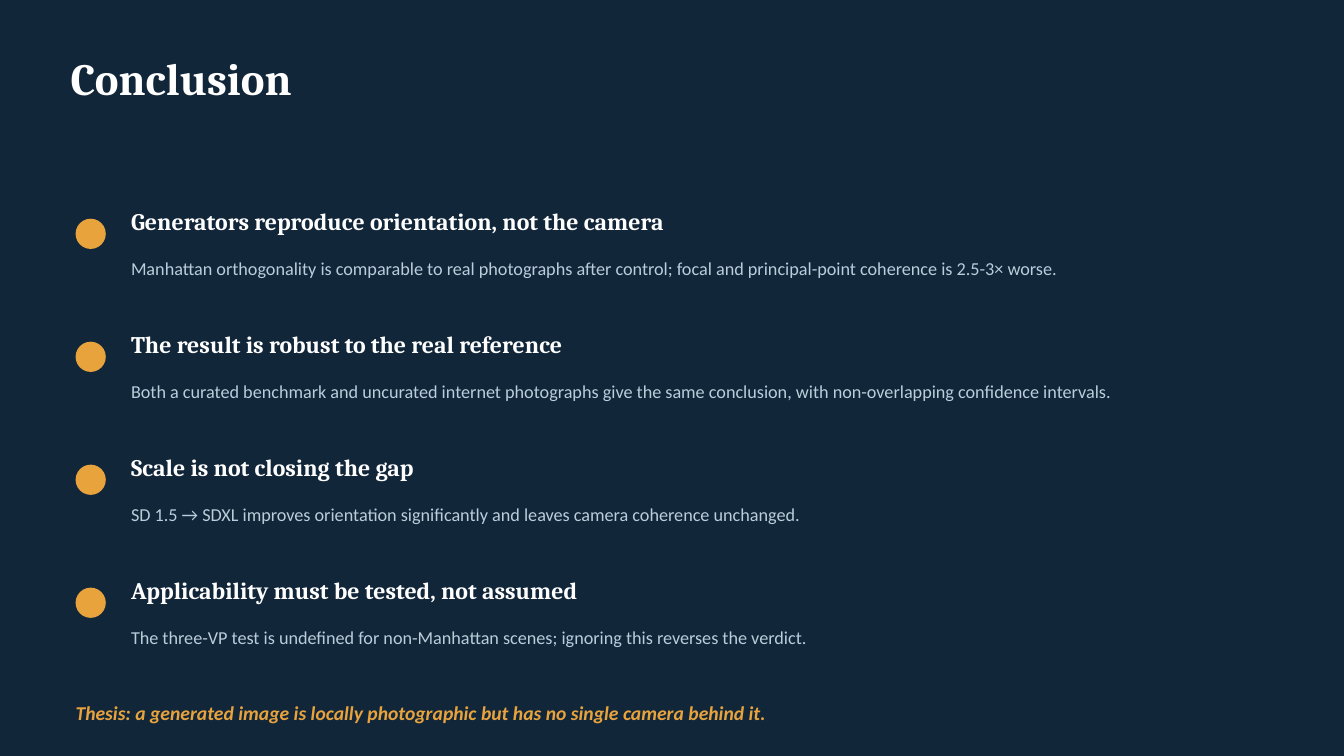
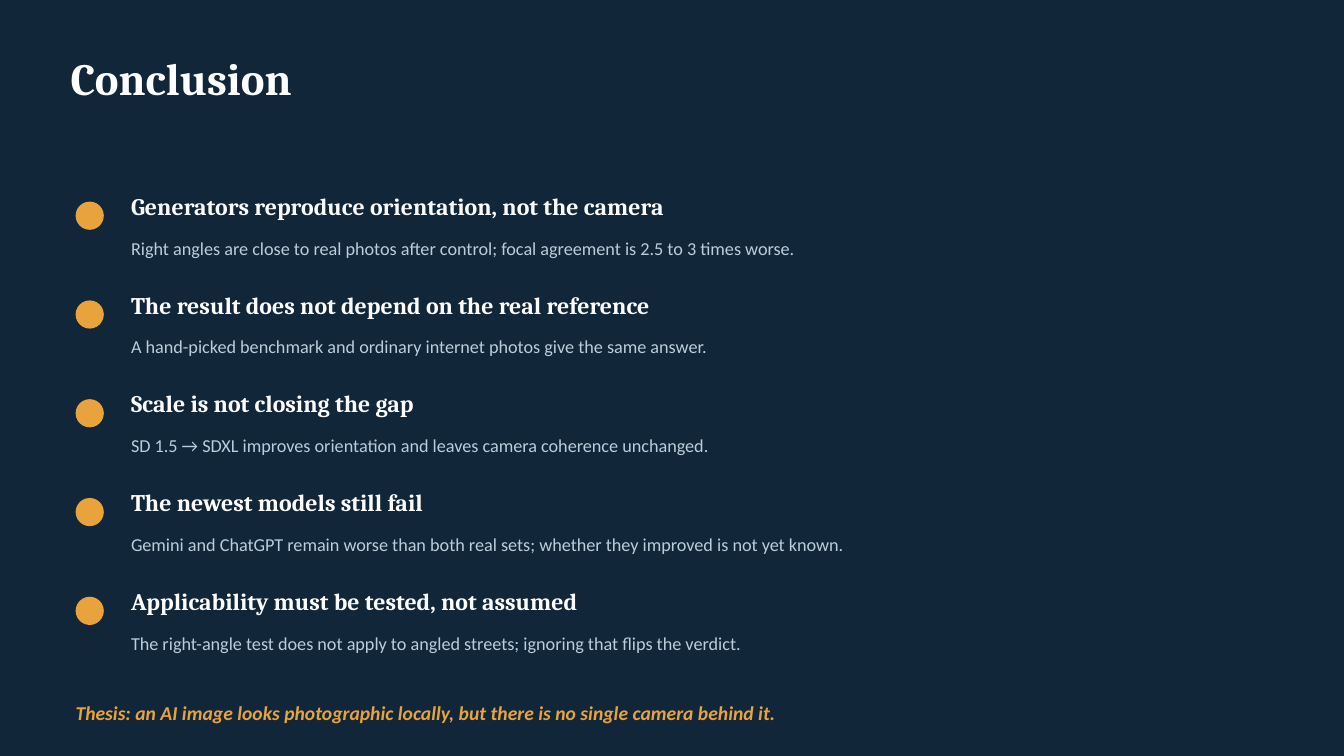
Before and after one commit to eesha5/vanishing-truth, a slide deck: slide 19 of docs/report/CA3_Presentation_Geometric_Consistency.pptx (slide 18 before the commit). Drawn at 1344x756 pixels with LibreOffice and Linux fonts; fonts in the diff are those of the drawing. Boxes give left, top, right and bottom in pixels: in the first picture for what was removed or moved away, otherwise in the second. Text is boxed around its words. In the diff, an @@ line names an element or a change of style, - is before the commit and + after.

```diff
--- a/docs/report/CA3_Presentation_Geometric_Consistency.pptx
+++ b/docs/report/CA3_Presentation_Geometric_Consistency.pptx
@@ ellipse: place and size @@
-ellipse at <box>76,219,106,249</box>
+ellipse at <box>76,202,104,230</box>
@@ text "Generators reproduce orientation, not the ...": place and size @@
-text "Generators reproduce orientation, not the ..." at <box>131,213,664,235</box>
+text "Generators reproduce orientation, not the ..." at <box>131,198,664,220</box>
@@ text at <box>131,242,794,258</box>: text changed @@
-Manhattan orthogonality is comparable to real photographs after control; focal and principal-point coherence is 2.5-3× worse.
+Right angles are close to real photos after control; focal agreement is 2.5 to 3 times worse.
@@ text at <box>131,297,650,319</box>: text changed @@
-The result is robust to the real reference
+The result does not depend on the real reference
@@ ellipse: place and size @@
-ellipse at <box>76,342,106,372</box>
+ellipse at <box>76,300,104,329</box>
@@ text at <box>131,340,706,356</box>: text changed @@
-Both a curated benchmark and uncurated internet photographs give the same conclusion, with non-overlapping confidence intervals.
+A hand-picked benchmark and ordinary internet photos give the same answer.
@@ text "Scale is not closing the ...": place and size @@
-text "Scale is not closing the ..." at <box>131,459,414,481</box>
+text "Scale is not closing the ..." at <box>131,395,414,418</box>
@@ ellipse: place and size @@
-ellipse at <box>76,465,106,495</box>
+ellipse at <box>76,399,104,427</box>
@@ text at <box>131,439,708,455</box>: text changed @@
-SD 1.5 → SDXL improves orientation significantly and leaves camera coherence unchanged.
+SD 1.5 → SDXL improves orientation and leaves camera coherence unchanged.
@@ ellipse: place and size @@
-ellipse at <box>76,588,106,618</box>
+ellipse at <box>76,498,104,526</box>
@@ text added at <box>131,494,423,511</box>, 17 pt, text #FFFFFF, bold @@
+The newest models still fail
@@ text at <box>131,538,843,554</box>: text changed @@
-The three-VP test is undefined for non-Manhattan scenes; ignoring this reverses the verdict.
+Gemini and ChatGPT remain worse than both real sets; whether they improved is not yet known.
@@ ellipse added at <box>76,597,104,625</box>, fill #E8A33D @@
@@ text "Applicability must be tested, not ...": place and size @@
-text "Applicability must be tested, not ..." at <box>131,582,577,604</box>
+text "Applicability must be tested, not ..." at <box>131,593,577,615</box>
@@ text added at <box>131,637,740,653</box>, 13 pt, text #B9CDDA @@
+The right-angle test does not apply to angled streets; ignoring that flips the verdict.
@@ text at <box>76,706,775,724</box>: text changed @@
-Thesis: a generated image is locally photographic but has no single camera behind it.
+Thesis: an AI image looks photographic locally, but there is no single camera behind it.
```
Also in this commit, not shown: 17 other slides changed, 3 slides added, 2 slides removed, 7 other files.
